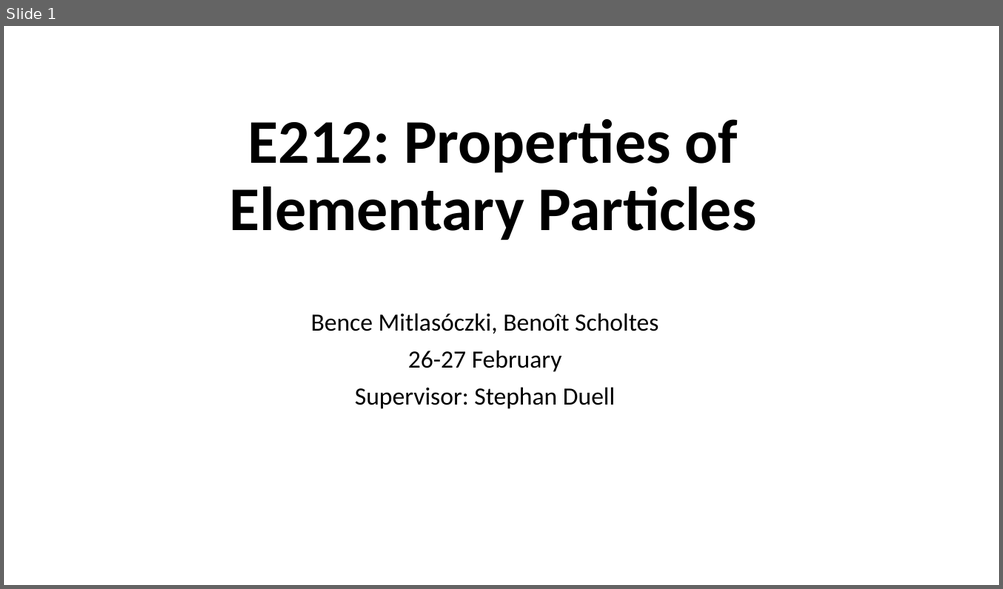
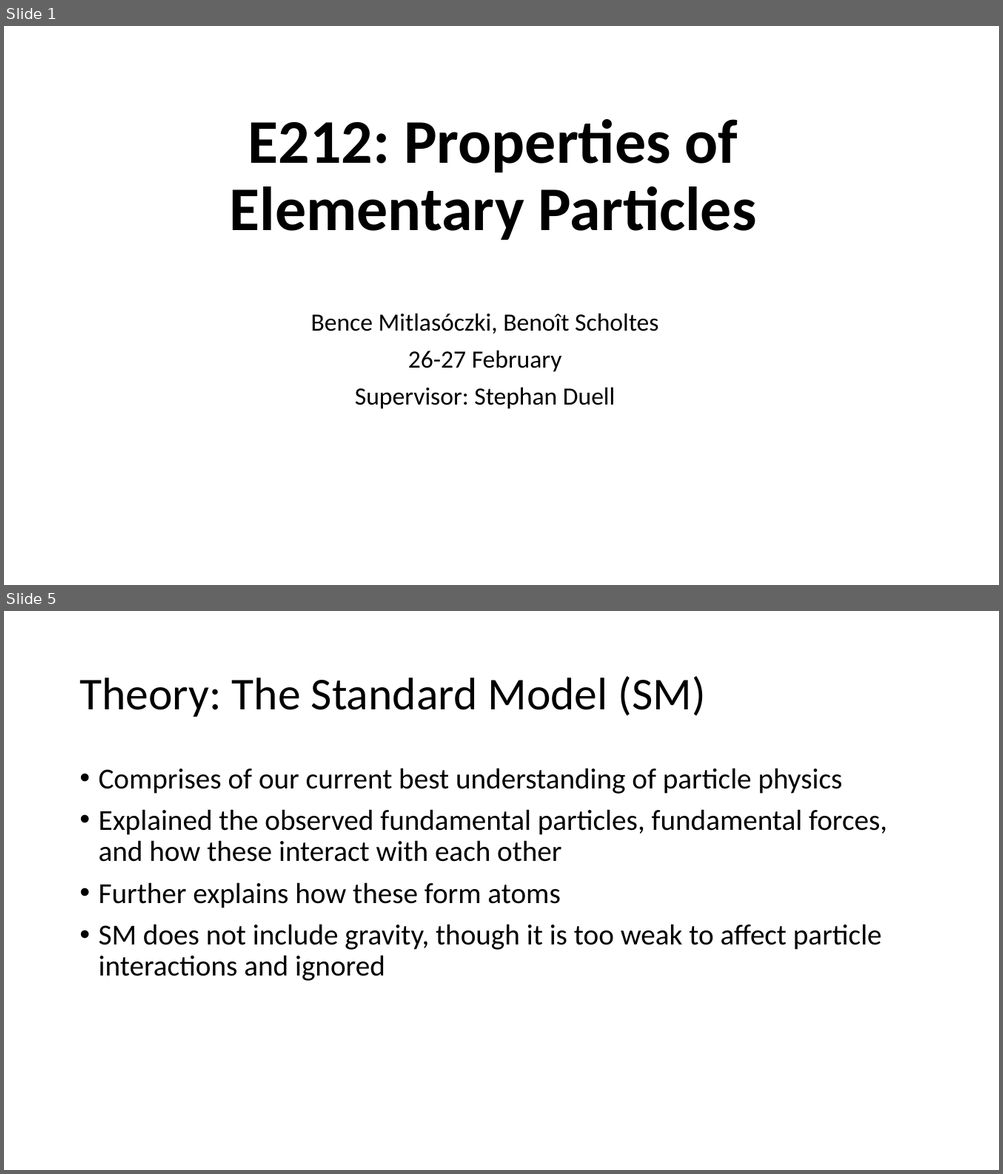
Before and after one commit to mitlabence/Lab18, a slide deck: Presentation/E212.pptx. Shown one above the other, each under a label of ours: slide 1 before the commit, slides 1 and 5 after it; the slides between them are not shown. The pictures are 1003x589 and 1003x1174 pixels, drawn with LibreOffice and Linux fonts; fonts in the diff are those of the drawing. Boxes give left, top, right and bottom in pixels: in the first picture for what was removed or moved away, otherwise in the second. Text is boxed around its words. In the diff, an @@ line names an element or a change of style, - is before the commit and + after.

```diff
--- a/Presentation/E212.pptx
+++ b/Presentation/E212.pptx
@@ slide 5 added at <box>4,611,999,1170</box>, background #FFFFFF @@
@@ title added at <box>79,676,706,717</box>, 44 pt, text #000000 @@
+Theory: The Standard Model (SM)
@@ text added at <box>99,768,887,981</box>, 28 pt, text #000000 @@
+• Comprises of our current best understanding of particle physics
+• Explained the observed fundamental particles, fundamental forces, and how these interact with each other
+• Further explains how these form atoms
+• SM does not include gravity, though it is too weak to affect particle interactions and ignored
```
Also in this commit, not shown: 3 slides changed, 29 other slides added, 15 other files.
